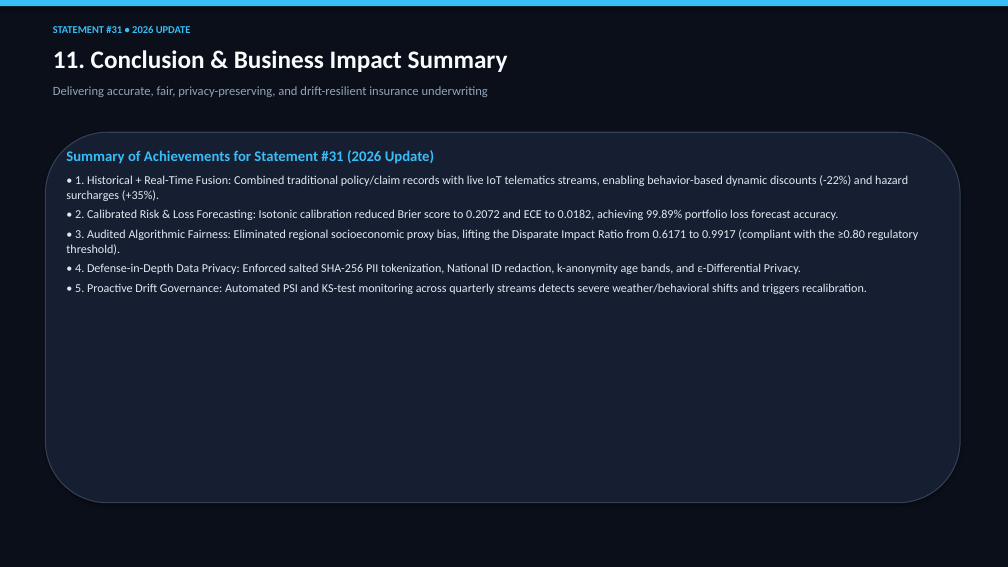
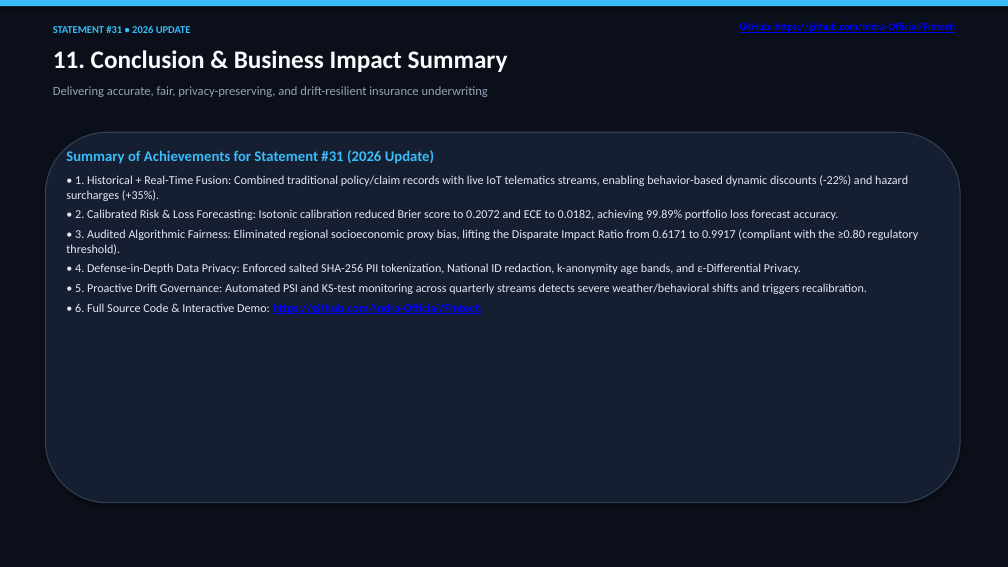
Before and after one commit to Indra-Official/FIntech, a slide deck: slide 12 of presentation/Predictive_Underwriting_Statement31_Presentation.pptx. Drawn at 1008x567 pixels with LibreOffice and Linux fonts; fonts in the diff are those of the drawing. Boxes give left, top, right and bottom in pixels: in the first picture for what was removed or moved away, otherwise in the second. Text is boxed around its words. In the diff, an @@ line names an element or a change of style, - is before the commit and + after.

```diff
--- a/presentation/Predictive_Underwriting_Statement31_Presentation.pptx
+++ b/presentation/Predictive_Underwriting_Statement31_Presentation.pptx
@@ text added at [739, 22, 955, 33], 10 pt, text #0000FF, bold, underline @@
+GitHub: https://github.com/Indra-Official/FIntech
@@ text at [75, 303, 481, 314]: paragraph added @@
+• 6. Full Source Code & Interactive Demo: https://github.com/Indra-Official/FIntech
```
Also in this commit, not shown: 11 other slides changed, 5 other files.
